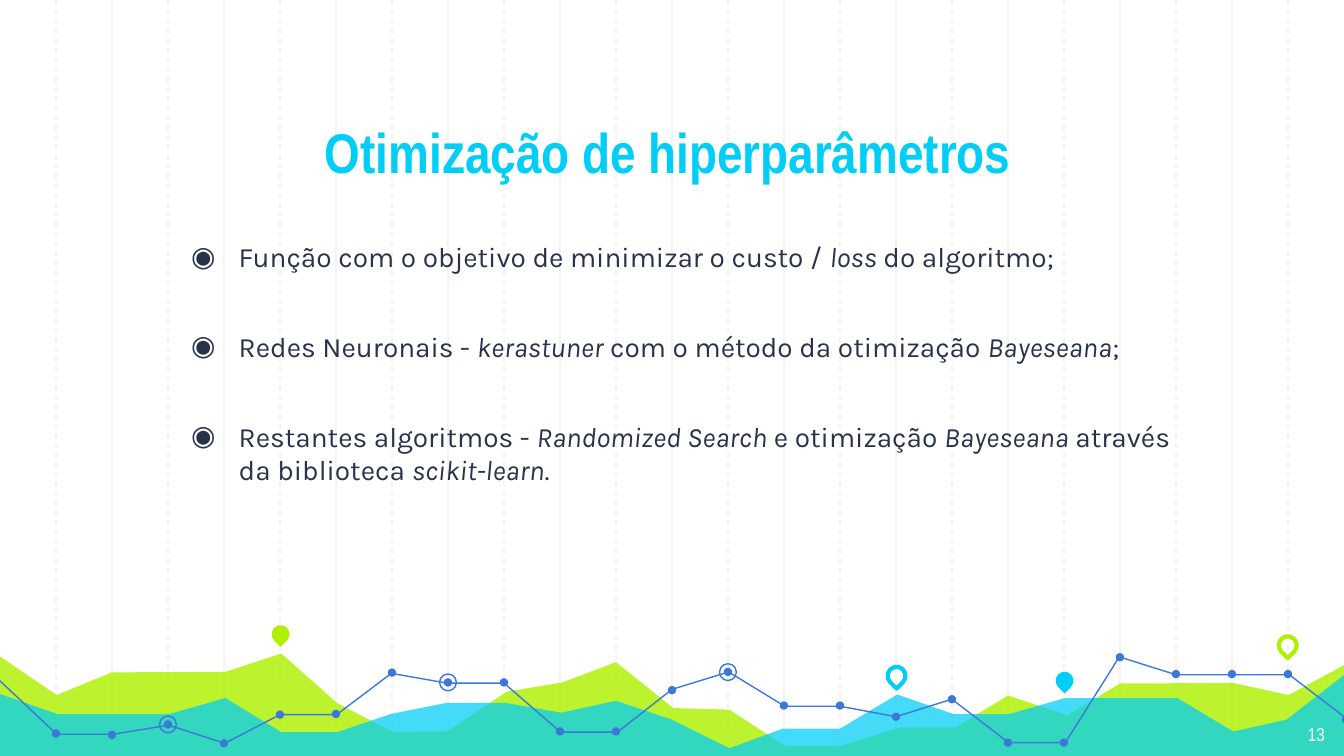
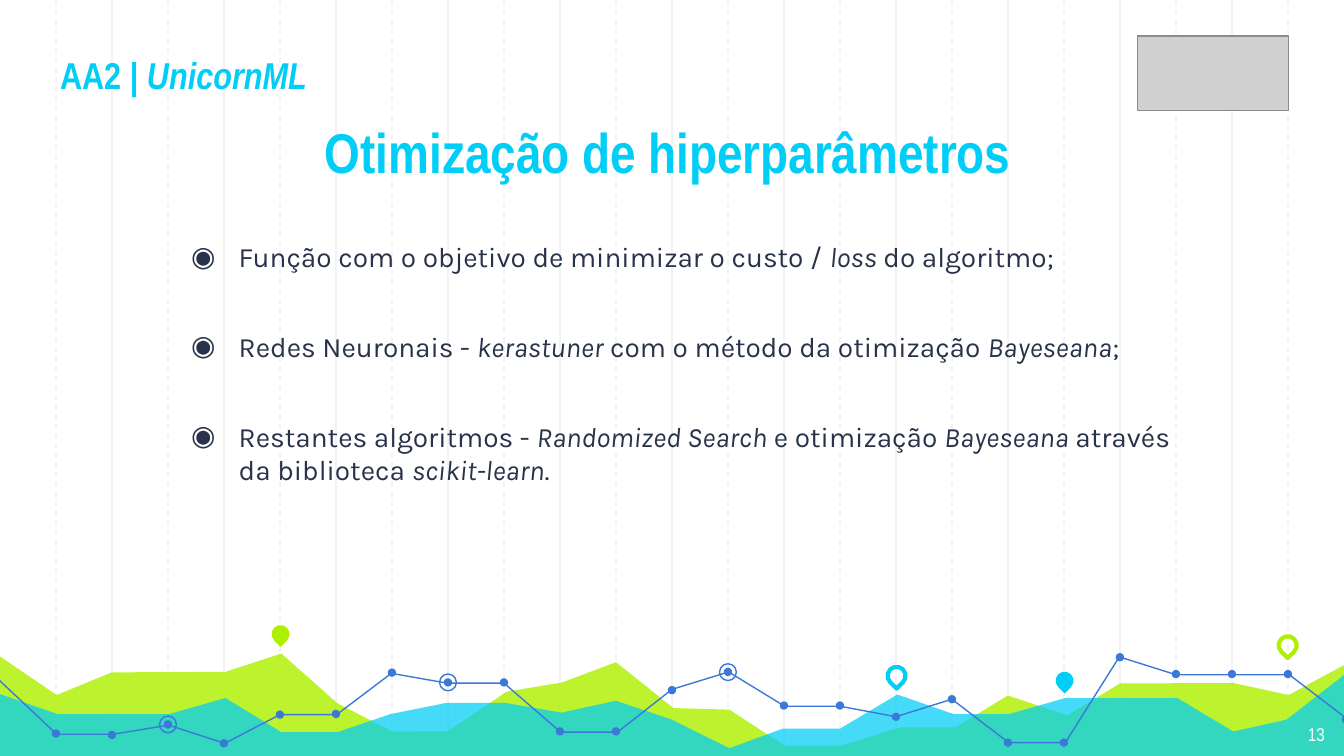
Before and after one commit to Nelson198/AA2, a slide deck: slide 13 of Presentation/Presentation.pptx. Drawn at 1344x756 pixels with LibreOffice and Linux fonts; fonts in the diff are those of the drawing; grey boxes stand for pictures. Boxes give left, top, right and bottom in pixels: in the first picture for what was removed or moved away, otherwise in the second. Text is boxed around its words. In the diff, an @@ line names an element or a change of style, - is before the commit and + after.

```diff
--- a/Presentation/Presentation.pptx
+++ b/Presentation/Presentation.pptx
@@ picture added at box(1138, 36, 1289, 112) @@
@@ title added at box(60, 62, 307, 90), 20 pt, text #00CEF6, bold, italic @@
+AA2 | UnicornML
```
Also in this commit, not shown: 11 other slides changed, 1 slide added, 3 slides removed.
